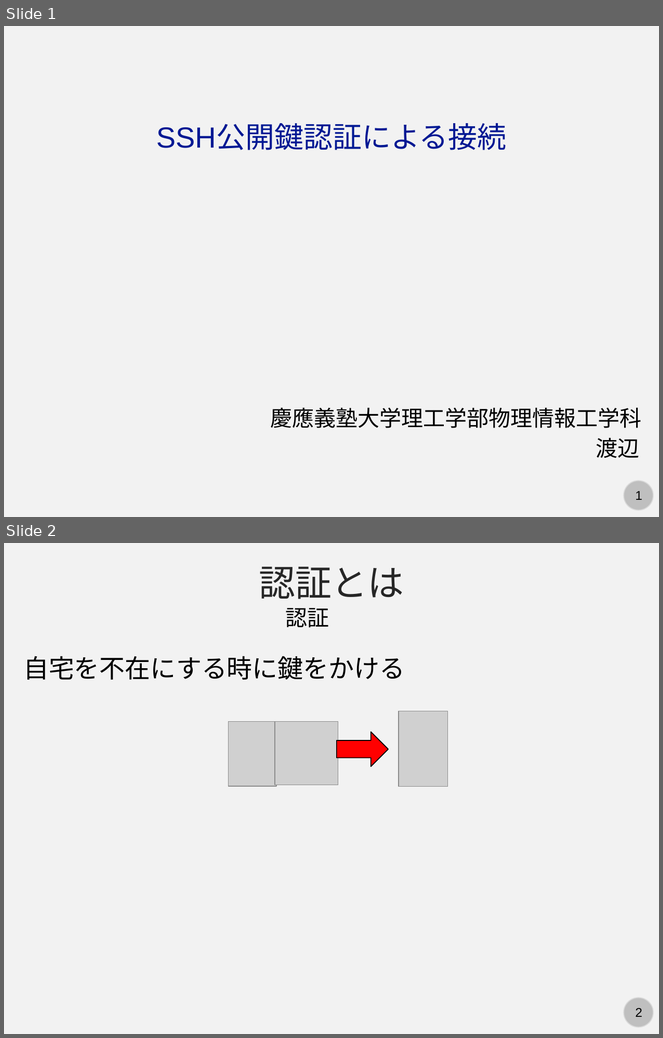
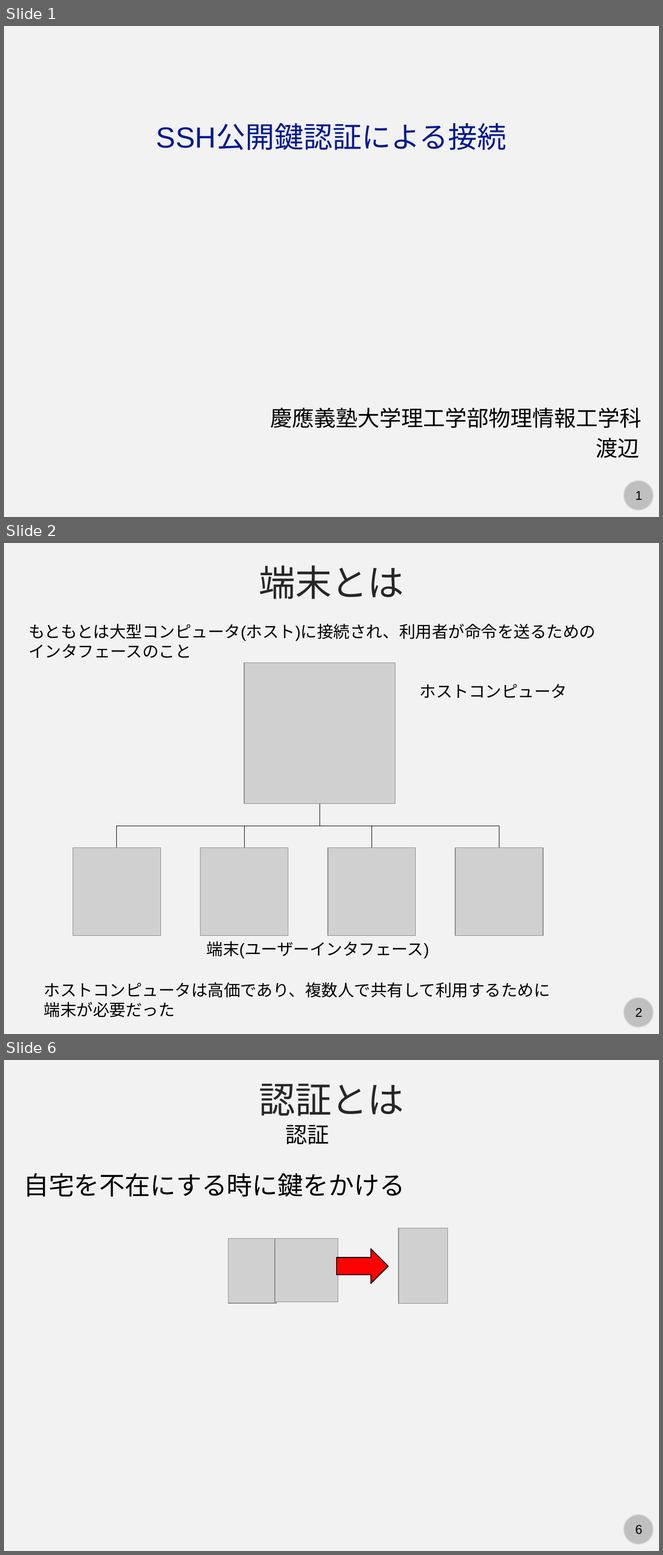
Before and after one commit to kaityo256/lab_startup, a slide deck: ssh/ssh.pptx. Shown one above the other, each under a label of ours: slides 1 and 2 before the commit, slides 1, 2 and 6 after it; the slides between them are not shown. The pictures are 663x1038 and 663x1555 pixels, drawn with LibreOffice and Linux fonts; fonts in the diff are those of the drawing; grey boxes stand for pictures. Boxes give left, top, right and bottom in pixels: in the first picture for what was removed or moved away, otherwise in the second. Text is boxed around its words. In the diff, an @@ line names an element or a change of style, - is before the commit and + after.

```diff
--- a/ssh/ssh.pptx
+++ b/ssh/ssh.pptx
@@ slide 2 added at (4, 543, 659, 1034), background #F2F2F2; not listed: 2 template elements that a slide beside it also shows @@
@@ text added at (259, 565, 404, 599), 40 pt, text #262626 @@
+端末とは
@@ text added at (28, 624, 596, 658), 18 pt, text #000000 @@
+もともとは大型コンピュータ(ホスト)に接続され、利用者が命令を送るためのインタフェースのこと
@@ picture added at (244, 663, 396, 804) @@
@@ text added at (420, 684, 567, 698), 18 pt, text #000000 @@
+ホストコンピュータ
@@ elbow line added from (320, 804) to (117, 848), #000000 0.5 pt @@
@@ elbow line added from (320, 804) to (244, 848), #000000 0.5 pt @@
@@ elbow line added from (320, 804) to (372, 848), #000000 0.5 pt @@
@@ elbow line added from (320, 804) to (500, 848), #000000 0.5 pt @@
@@ picture added at (73, 848, 161, 936) @@
@@ picture added at (201, 848, 288, 936) @@
@@ picture added at (327, 848, 415, 936) @@
@@ picture added at (455, 848, 543, 936) @@
@@ text added at (207, 941, 429, 959), 18 pt, text #000000 @@
+端末(ユーザーインタフェース)
@@ text added at (44, 982, 551, 1018), 18 pt, text #000000 @@
+ホストコンピュータは高価であり、複数人で共有して利用するために端末が必要だった
@@ what was slide 2 is now slide 6 @@
@@ page number at (635, 1525, 643, 1535): text changed @@
-2
+6
```
Also in this commit, not shown: 3 other slides added.
